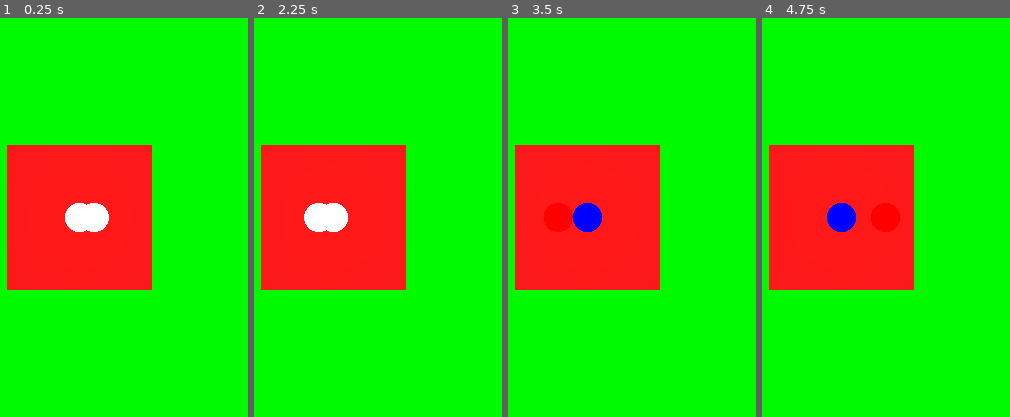
Above: before the commit, frames 1-4 (left to right).
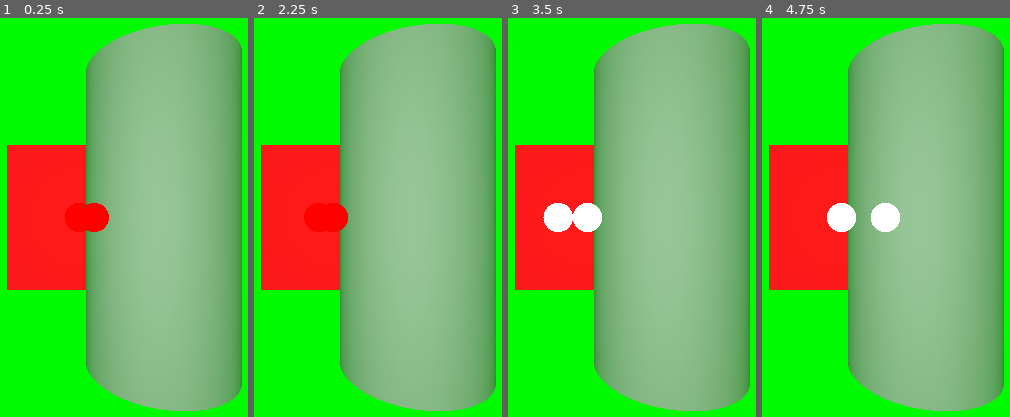
Above: after the commit, the same moments.

Repository: six-two/first-vr-test
Game: Godot game, scene res://xr_main.tscn
The game is run twice, just before and just after one commit, with the same random seed, the same clock (stepped at 60 frames per second) and the same inputs.
Inputs:
- Up to frame 1 (0.25 s): no input
- Up to frame 2 (2.25 s): no input
- Up to frame 3 (3.5 s): no input
- Up to frame 4 (4.75 s): no input

The runs differ from the first frame. In frame 1, 59% of the frame differs, in the area x 26-98%, y 1-99%; in frame 2, 59%; in frame 3, 59%, in the area x 14-98%, y 1-99%; in frame 4, 59%.

Commit message:
Refactored existing code

Diff:
--- a/debug.gd
+++ /dev/null
@@ -1,30 +0,0 @@
-extends Node3D
-# This script "moves" the controllers in non-XR mode to have easy debugging on the desktop
-
-# Movement parameters
-@export var left_limit: float = -0.02
-@export var right_limit: float = 0.02
-@export var speed: float = 0.02
-
-var direction: int = 1  # 1 = right, -1 = left
-
-func _ready() -> void:
-	# Move the camera backwards, so that we can see the controllers
-	get_node("/root/XRMain/XROrigin3D/XRNode3D/XRCamera3D").position.z = 0.1
-
-
-func _process(delta: float) -> void:
-	if not get_viewport().use_xr:
-		# Move object
-		var x = get_parent().position.x
-		x += direction * speed * delta
-
-		# Switch direction if we hit a limit
-		if x > right_limit:
-			x = right_limit
-			direction = -1
-		elif x < left_limit:
-			x = left_limit
-			direction = 1
-
-		get_parent().position.x = x
--- a/red_sphere.tres
+++ /dev/null
@@ -1,5 +0,0 @@
-[gd_resource type="StandardMaterial3D" format=3 uid="uid://bf3ie2k8gtpm5"]
-
-[resource]
-shading_mode = 0
-albedo_color = Color(1, 0, 0, 1)
--- a/collision_shape_3d.gd
+++ b/vr_controls/controller.gd
@@ -1,16 +1,18 @@
 extends XRNode3D
 
 # This is the material we want to change to.
+var normal_material : Material
 var collision_material : Material
-var mat := StandardMaterial3D.new()
-
 
 func _ready():
 	# Store the default material of the object to revert back later if needed
-	collision_material = $MeshInstance3D.material_override
+	normal_material = $MeshInstance3D.material_override
+	collision_material = StandardMaterial3D.new()
+	collision_material.albedo_color = Color(1, 0, 0)
+	collision_material.shading_mode = BaseMaterial3D.SHADING_MODE_UNSHADED
 
-	if $MeshInstance3D:
-		$MeshInstance3D.scale = self.scale
+
+	$MeshInstance3D.scale = self.scale
 	$Area3D.scale = self.scale
 
 	# Connect signals to methods
@@ -21,19 +23,17 @@
 	$Area3D.add_to_group("Collidable")
 	print_tree_pretty()
 
-	mat.albedo_color = Color(1, 1, 1)
-	mat.shading_mode = BaseMaterial3D.SHADING_MODE_UNSHADED
 
 func _on_Area_body_entered(body):
 	print("On body entered")
 	# Change the object's color when it collides
 	if body.is_in_group("Collidable"):
 		# Change the material to a new one (or just change its color)
-		$MeshInstance3D.material_override = mat
+		$MeshInstance3D.material_override = collision_material
 		print("Collision detected!")
 
 func _on_Area_body_exited(body):
 	# Revert the material when the object exits the collision
 	if body.is_in_group("Collidable"):
-		$MeshInstance3D.material_override = collision_material
+		$MeshInstance3D.material_override = normal_material
 		print("Collision ended!")
--- /dev/null
+++ b/vr_controls/controller.tscn
@@ -0,0 +1,23 @@
+[gd_scene load_steps=5 format=3 uid="uid://cp67yib0jrtvg"]
+
+[ext_resource type="Script" uid="uid://cqjxspc3nlfv4" path="res://vr_controls/controller.gd" id="1_k6xo4"]
+
+[sub_resource type="SphereShape3D" id="SphereShape3D_cp7gx"]
+
+[sub_resource type="StandardMaterial3D" id="StandardMaterial3D_mxae5"]
+shading_mode = 0
+
+[sub_resource type="SphereMesh" id="SphereMesh_nclek"]
+material = SubResource("StandardMaterial3D_mxae5")
+
+[node name="Controller" type="XRController3D"]
+transform = Transform3D(0.1, 0, 0, 0, 0.1, 0, 0, 0, 0.1, 0, 0, 0)
+script = ExtResource("1_k6xo4")
+
+[node name="Area3D" type="Area3D" parent="."]
+
+[node name="CollisionShape3D" type="CollisionShape3D" parent="Area3D"]
+shape = SubResource("SphereShape3D_cp7gx")
+
+[node name="MeshInstance3D" type="MeshInstance3D" parent="."]
+mesh = SubResource("SphereMesh_nclek")
--- /dev/null
+++ b/vr_controls/headset.tscn
@@ -0,0 +1,7 @@
+[gd_scene format=3 uid="uid://dv0sm8uo44k4d"]
+
+[node name="XRNode3D" type="XRNode3D"]
+tracker = &"head"
+
+[node name="XRCamera3D" type="XRCamera3D" parent="."]
+top_level = true
--- a/xr_main.gd
+++ b/xr_main.gd
@@ -4,11 +4,42 @@
 
 var webxr_interface
 
+# Movement parameters
+@export var left_limit: float = -0.02
+@export var right_limit: float = 0.02
+@export var speed: float = 0.02
+
+var direction: int = 1  # 1 = right, -1 = left
+
+func _process(delta: float) -> void:
+	if not get_viewport().use_xr:
+		var nodeToMove = $XROrigin3D/LeftController
+		# Move object
+		var x = nodeToMove.position.x
+		x += direction * speed * delta
+
+		# Switch direction if we hit a limit
+		if x > right_limit:
+			x = right_limit
+			direction = -1
+		elif x < left_limit:
+			x = left_limit
+			direction = 1
+
+		nodeToMove.position.x = x
+
+	var thumbstick_vector: Vector2 = $XROrigin3D/LeftController.get_vector2("thumbstick")
+	if thumbstick_vector != Vector2.ZERO:
+		print ("Left thumbstick position: " + str(thumbstick_vector))
+
+
 func _ready() -> void:
 	$CanvasLayer.visible = false
 	$CanvasLayer/Button.pressed.connect(self._on_button_pressed)
+	$XROrigin3D/Headset/XRCamera3D.position.z = 0.1
 
 	print_tree_pretty()
+
 
 	webxr_interface = XRServer.find_interface("WebXR")
 	if webxr_interface:
@@ -69,9 +100,9 @@
 func _webxr_session_started() -> void:
 	$CanvasLayer.visible = false
 
-	# Reset the position of the controler (modified by the debug script)
+	# Reset the position of the controller
 	$XROrigin3D/LeftController.position.x = 0
-	$XROrigin3D/XRNode3D/XRCamera3D.position.z = 0
+	$XROrigin3D/Headset/XRCamera3D.position.z = 0
 
 	# This tells Godot to start rendering to the headset.
 	get_viewport().use_xr = true
@@ -80,11 +111,6 @@
 	# work a little differently in 'bounded-floor' versus 'local-floor'.
 	print ("Reference space type: " + webxr_interface.reference_space_type)
 
-	print("🎉 WebXR session started")
-	print("📷 Viewport XR enabled:", get_viewport().use_xr)
-	print("🌐 Primary XR interface:", XRServer.primary_interface)
-	print("🎥 Camera node:", $XROrigin3D/XRNode3D/XRCamera3D)
-	print("📏 Projection matrix:", $XROrigin3D/XRNode3D/XRCamera3D.get_projection())
 
 func _webxr_session_ended() -> void:
 	$CanvasLayer.visible = true
@@ -100,11 +126,6 @@
 
 func _on_left_controller_button_released(button: String) -> void:
 	print ("Button release: " + button)
-
-func _process(_delta: float) -> void:
-	var thumbstick_vector: Vector2 = $XROrigin3D/LeftController.get_vector2("thumbstick")
-	if thumbstick_vector != Vector2.ZERO:
-		print ("Left thumbstick position: " + str(thumbstick_vector))
 
 func _webxr_on_select(input_source_id: int) -> void:
 	print("Select: " + str(input_source_id))
--- a/xr_main.tscn
+++ b/xr_main.tscn
@@ -1,31 +1,15 @@
-[gd_scene load_steps=13 format=3 uid="uid://cgiorurih0iad"]
+[gd_scene load_steps=8 format=3 uid="uid://cgiorurih0iad"]
 
 [ext_resource type="Script" uid="uid://bb0k5a3id5df1" path="res://xr_main.gd" id="1_qtl1l"]
-[ext_resource type="Script" uid="uid://cqjxspc3nlfv4" path="res://collision_shape_3d.gd" id="2_d2wx5"]
-[ext_resource type="Script" uid="uid://who7ep7esm4p" path="res://debug.gd" id="2_mxae5"]
-
-[sub_resource type="SphereShape3D" id="SphereShape3D_mxae5"]
-
-[sub_resource type="StandardMaterial3D" id="StandardMaterial3D_mxae5"]
-shading_mode = 0
-albedo_color = Color(1, 0, 0, 1)
-
-[sub_resource type="SphereMesh" id="SphereMesh_686up"]
-material = SubResource("StandardMaterial3D_mxae5")
-
-[sub_resource type="StandardMaterial3D" id="StandardMaterial3D_686up"]
-shading_mode = 0
-albedo_color = Color(0, 0, 1, 1)
-
-[sub_resource type="SphereMesh" id="SphereMesh_qc7dy"]
-material = SubResource("StandardMaterial3D_686up")
-
-[sub_resource type="SphereShape3D" id="SphereShape3D_686up"]
+[ext_resource type="PackedScene" uid="uid://cp67yib0jrtvg" path="res://vr_controls/controller.tscn" id="2_d2wx5"]
+[ext_resource type="PackedScene" uid="uid://dv0sm8uo44k4d" path="res://vr_controls/headset.tscn" id="2_mxae5"]
 
 [sub_resource type="BoxMesh" id="BoxMesh_k0sh0"]
 
 [sub_resource type="StandardMaterial3D" id="StandardMaterial3D_d2wx5"]
 albedo_color = Color(1, 0, 0, 1)
+
+[sub_resource type="CylinderMesh" id="CylinderMesh_mxae5"]
 
 [sub_resource type="Environment" id="Environment_k0sh0"]
 background_mode = 1
@@ -38,50 +22,25 @@
 [node name="XROrigin3D" type="XROrigin3D" parent="."]
 current = true
 
-[node name="XRNode3D" type="XRNode3D" parent="XROrigin3D"]
-transform = Transform3D(1, 0, 0, 0, 1, 0, 0, 0, 1, 0, 0, -2.4086)
-tracker = &"head"
+[node name="Headset" parent="XROrigin3D" instance=ExtResource("2_mxae5")]
 
-[node name="XRCamera3D" type="XRCamera3D" parent="XROrigin3D/XRNode3D"]
-top_level = true
-
-[node name="LeftController" type="XRController3D" parent="XROrigin3D"]
-transform = Transform3D(0.1, 0, 0, 0, 0.1, 0, 0, 0, 0.1, 0, 0, 0)
+[node name="LeftController" parent="XROrigin3D" instance=ExtResource("2_d2wx5")]
 tracker = &"left_hand"
-script = ExtResource("2_d2wx5")
-
-[node name="Area3D" type="Area3D" parent="XROrigin3D/LeftController"]
-
-[node name="CollisionShape3D" type="CollisionShape3D" parent="XROrigin3D/LeftController/Area3D"]
-shape = SubResource("SphereShape3D_mxae5")
-
-[node name="MeshInstance3D" type="MeshInstance3D" parent="XROrigin3D/LeftController"]
-mesh = SubResource("SphereMesh_686up")
-
-[node name="Node3D" type="Node3D" parent="XROrigin3D/LeftController"]
-script = ExtResource("2_mxae5")
-
-[node name="RightController" type="XRController3D" parent="XROrigin3D"]
-transform = Transform3D(0.1, 0, 0, 0, 0.1, 0, 0, 0, 0.1, 0, 0, 0)
-tracker = &"right_hand"
-script = ExtResource("2_d2wx5")
-
-[node name="MeshInstance3D" type="MeshInstance3D" parent="XROrigin3D/RightController"]
-mesh = SubResource("SphereMesh_qc7dy")
-
-[node name="Area3D" type="Area3D" parent="XROrigin3D/RightController"]
-
-[node name="CollisionShape3D" type="CollisionShape3D" parent="XROrigin3D/RightController/Area3D"]
-shape = SubResource("SphereShape3D_686up")
 
 [node name="Node3D" type="Node3D" parent="XROrigin3D"]
 transform = Transform3D(1, 0, 0, 0, 1, 0, 0, 0, 1, 0.544311, 0, -1.90895)
 
-[node name="MeshInstance3D2" type="MeshInstance3D" parent="XROrigin3D/Node3D"]
+[node name="MeshInstance3D" type="MeshInstance3D" parent="XROrigin3D/Node3D"]
 transform = Transform3D(1, 0, 0, 0, 1, 0, 0, 0, 1, -0.544311, 0, -0.499651)
 mesh = SubResource("BoxMesh_k0sh0")
-skeleton = NodePath("../../XRNode3D")
+skeleton = NodePath("")
 surface_material_override/0 = SubResource("StandardMaterial3D_d2wx5")
+
+[node name="MeshInstance3D2" type="MeshInstance3D" parent="XROrigin3D/Node3D"]
+mesh = SubResource("CylinderMesh_mxae5")
+
+[node name="RightController" parent="XROrigin3D" instance=ExtResource("2_d2wx5")]
+tracker = &"right_hand"
 
 [node name="CanvasLayer" type="CanvasLayer" parent="."]
 
Not shown, removed: debug.gd.uid
Renamed: collision_shape_3d.gd.uid -> vr_controls/controller.gd.uid
